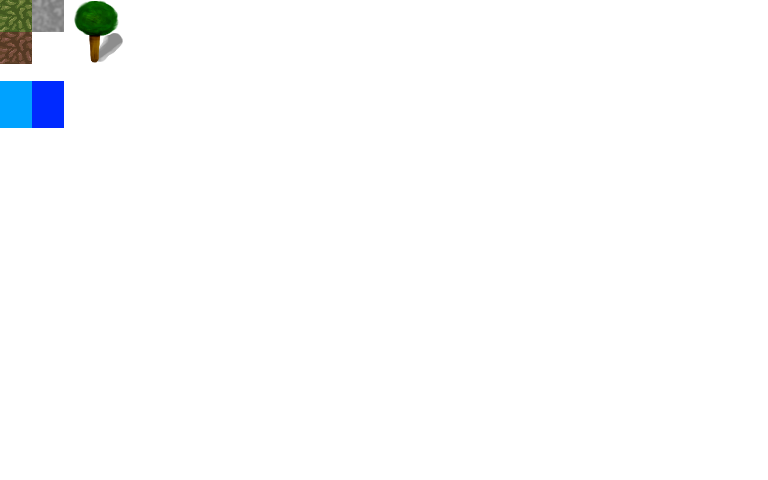
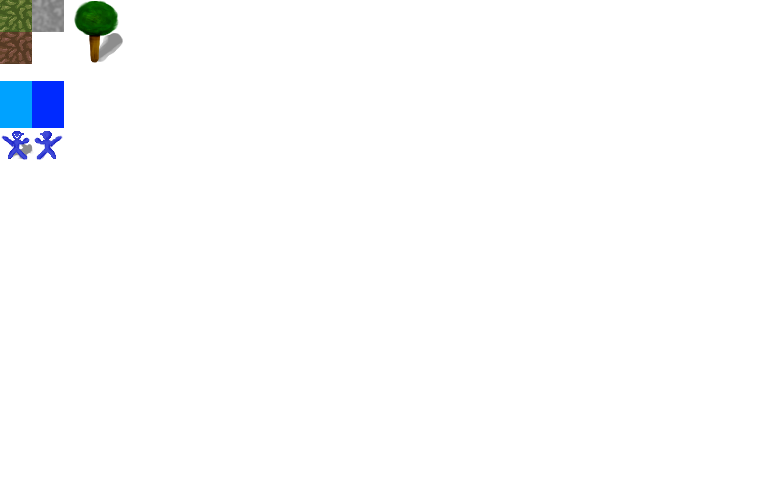
Before/after of a 768 × 480 layered artwork. What changed in the layer stack:
added layer "Pasted Layer#1" above "Pasted Layer" over [34, 131, 63, 160]
painted on "tiles" over [1, 131, 30, 160]
painted on "shadow" over [12, 143, 34, 159]
